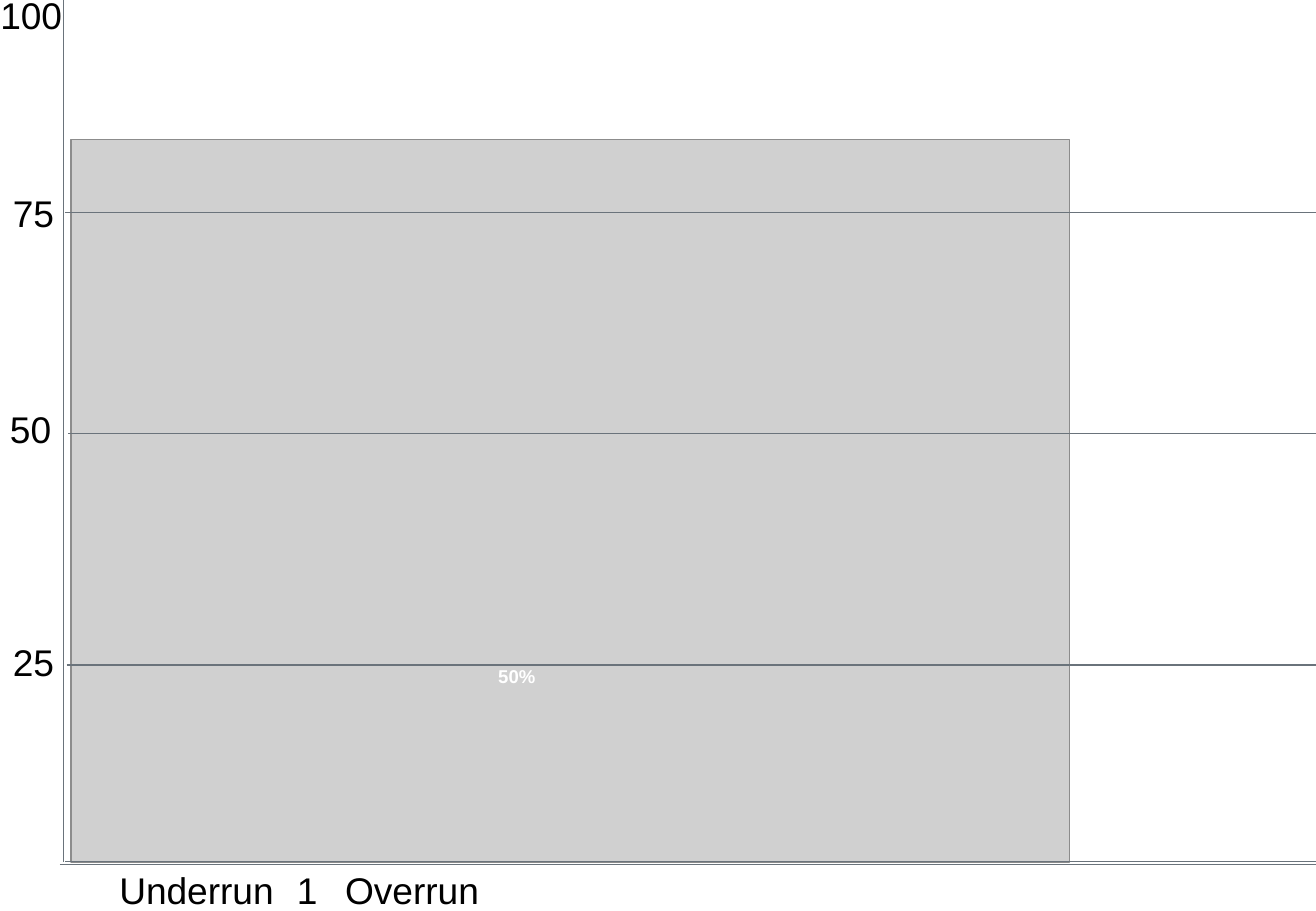
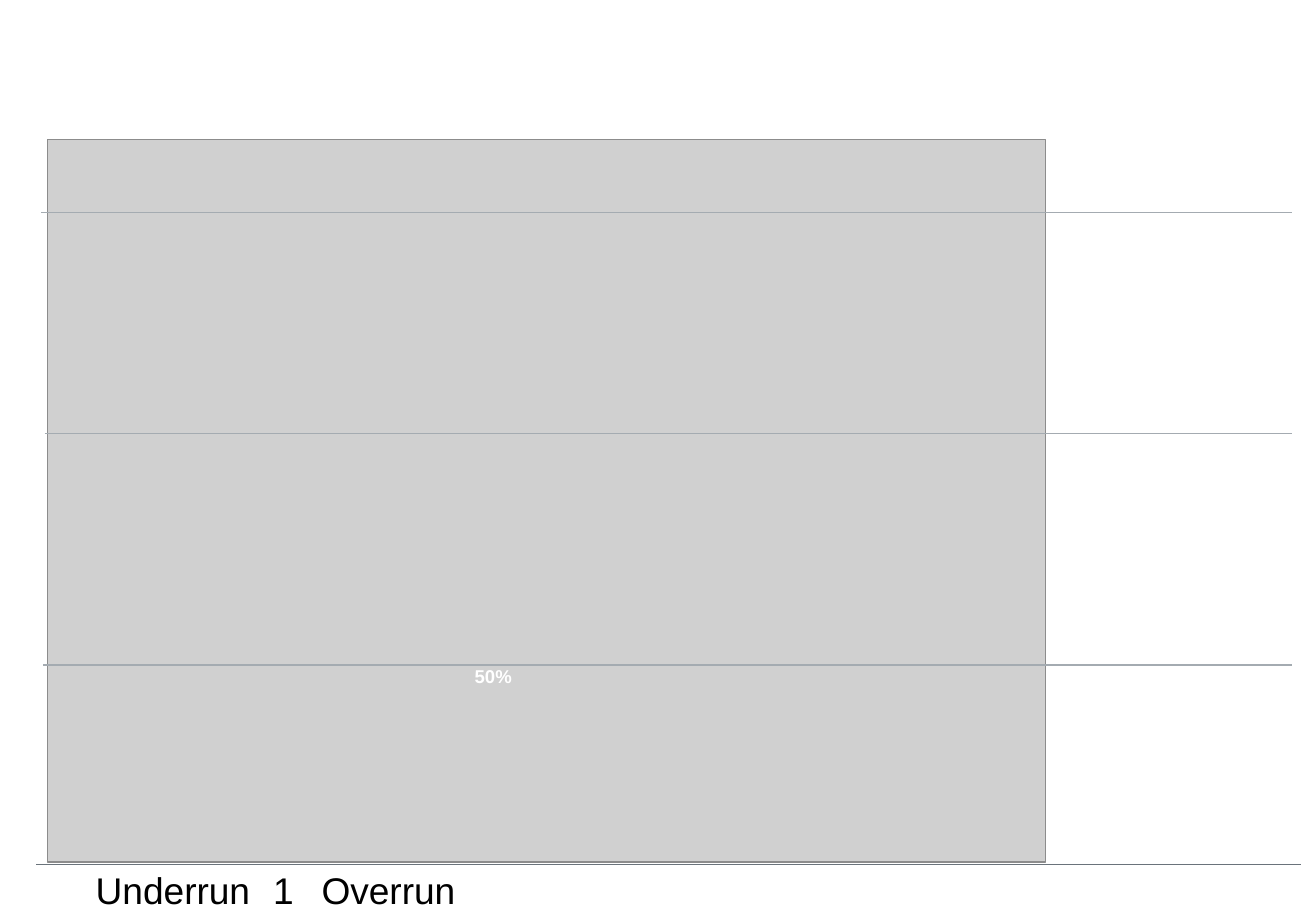
Before and after one commit to grattaninstitute/Cost-overruns-report, a slide deck: slide 10 of atlas/AppendixCharts.pptx. Drawn at 1316x911 pixels with LibreOffice and Linux fonts; fonts in the diff are those of the drawing; grey boxes stand for pictures. Boxes give left, top, right and bottom in pixels: in the first picture for what was removed or moved away, otherwise in the second. Text is boxed around its words. In the diff, an @@ line names an element or a change of style, - is before the commit and + after.

```diff
--- a/atlas/AppendixCharts.pptx
+++ b/atlas/AppendixCharts.pptx
@@ text removed at box(0, 3, 62, 30) @@
-100
@@ line removed from (63, 863) to (63, 0) @@
@@ text removed at box(13, 201, 54, 228) @@
-75
@@ 4 texts, 3 lines, 1 picture: place and size @@
-4 texts, 3 lines, 1 picture at box(64, 140, 1316, 905)
+4 texts, 3 lines, 1 picture at box(41, 140, 1293, 905)
@@ line (41, 213) - (1293, 213): stroke #6A737B 0.75 pt to #A4ABB1 0.75 pt @@
@@ text removed at box(10, 417, 51, 444) @@
-50
@@ line (45, 434) - (1293, 434): stroke #6A737B 0.75 pt to #A4ABB1 0.75 pt @@
@@ text removed at box(13, 650, 54, 677) @@
-25
@@ line (44, 665) - (1293, 665): stroke #6A737B 0.75 pt to #A4ABB1 0.75 pt @@
@@ line moved from (60, 864) - (1316, 864) to (36, 864) - (1301, 864) @@
@@ line removed from (66, 862) to (1316, 862) @@
```
Also in this commit, not shown: 8 other slides changed, 8 other files.
